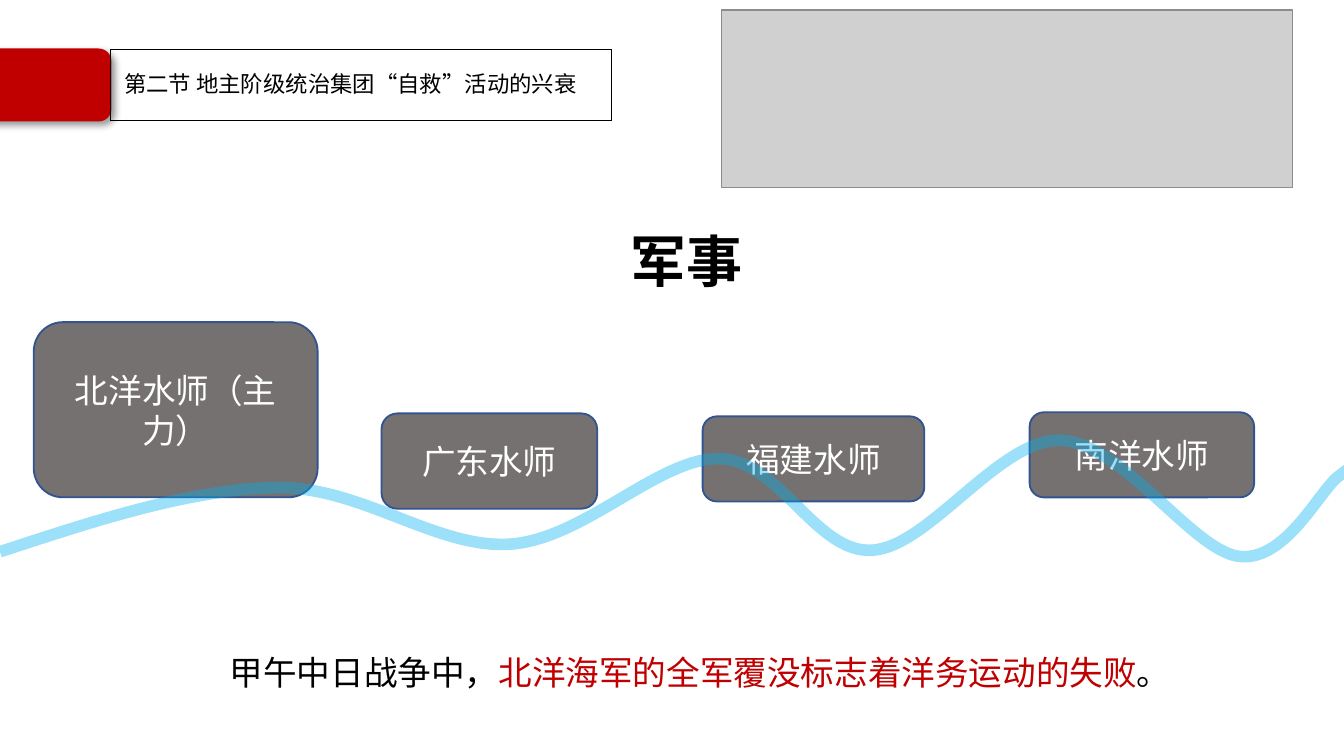
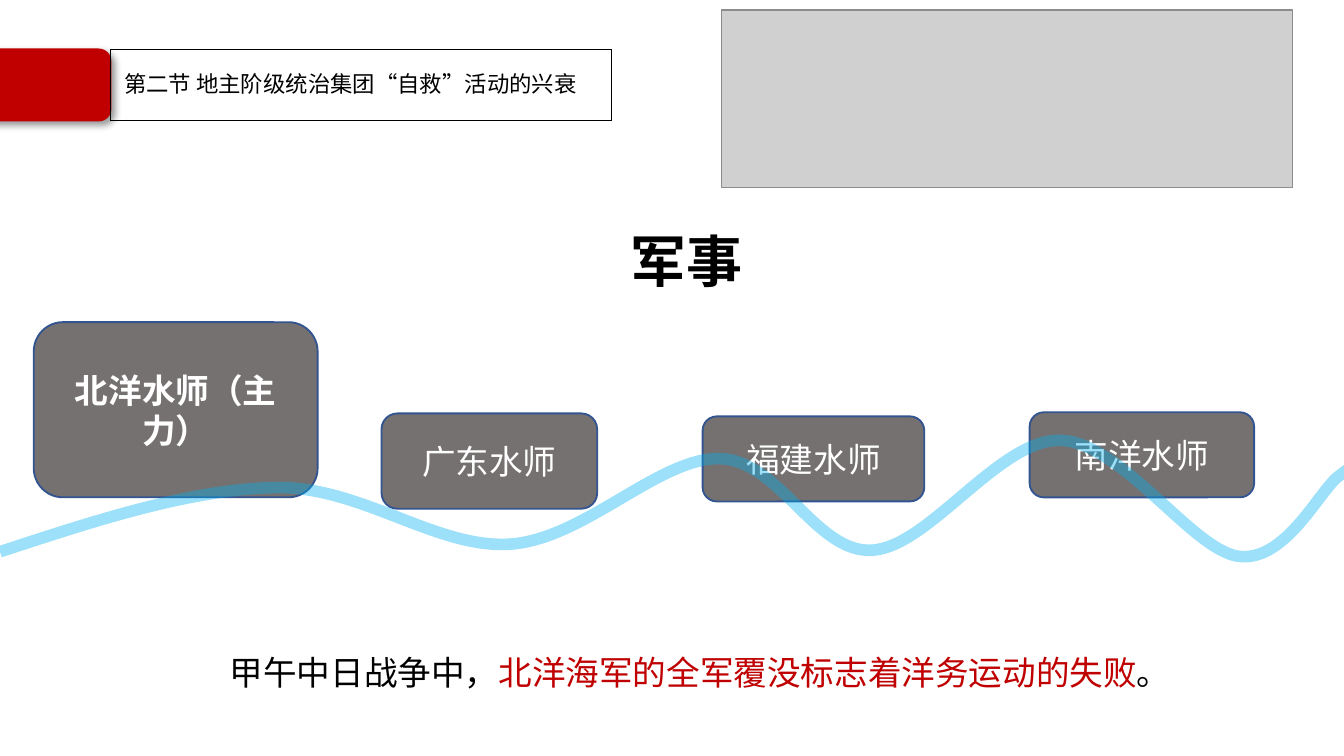
Before and after one commit to Call-me-zhy/tangtang, a slide deck: slide 49 of 5 中国近现代史纲要/课件/中国近现代史纲要精讲2.pptx. Drawn at 1344x756 pixels with LibreOffice and Linux fonts; fonts in the diff are those of the drawing; grey boxes stand for pictures; background and template pictures are left out. Boxes give left, top, right and bottom in pixels: in the first picture for what was removed or moved away, otherwise in the second. Text is boxed around its words. In the diff, an @@ line names an element or a change of style, - is before the commit and + after.

```diff
--- a/5 中国近现代史纲要/课件/中国近现代史纲要精讲2.pptx
+++ b/5 中国近现代史纲要/课件/中国近现代史纲要精讲2.pptx
@@ rounded rectangle "北洋水师（主力）" at [34,323,317,497]: bold on @@
```
Also in this commit, not shown: 5 other slides changed, 1 slide added, 8 other files.
